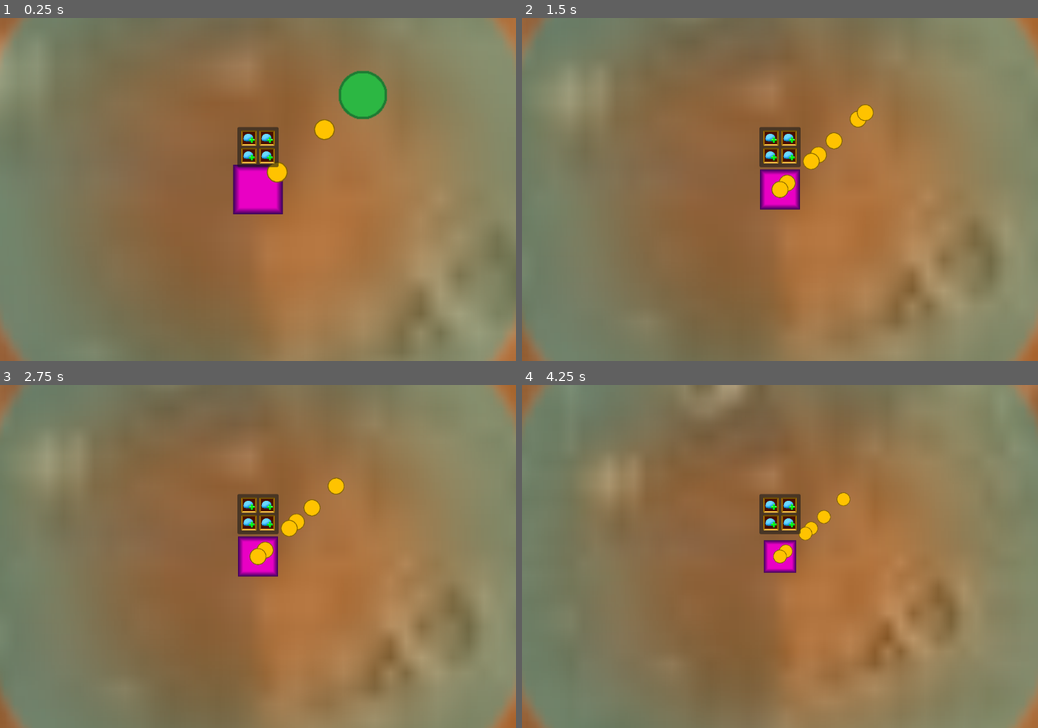
Above: before the commit, frames 1-4 (two rows, left to right).
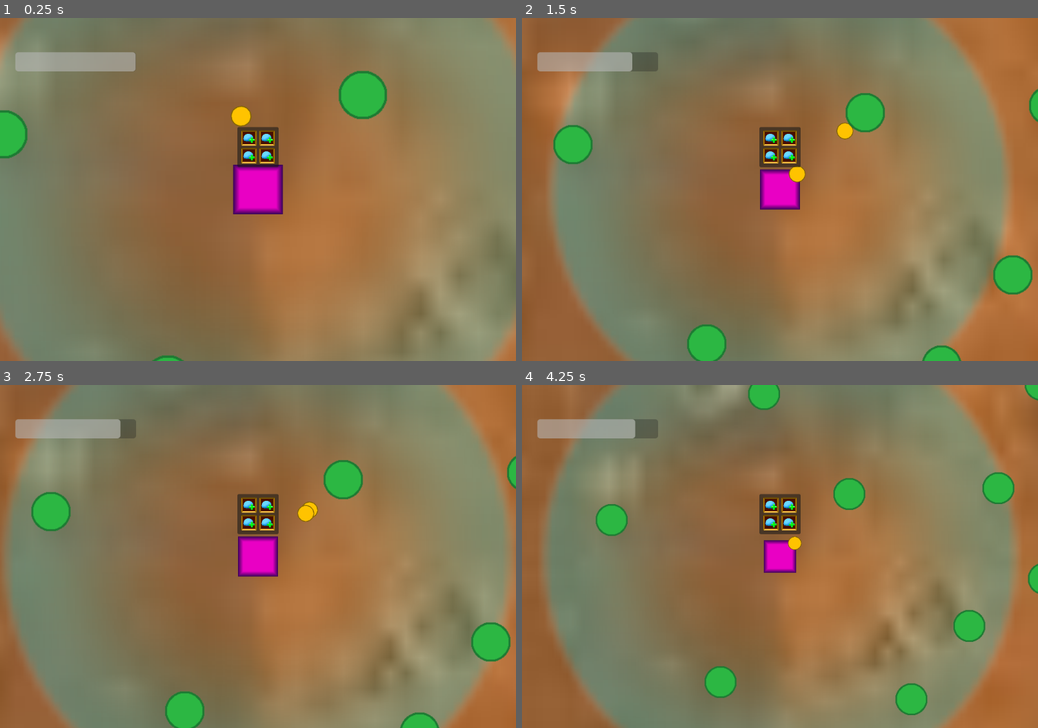
Above: after the commit, the same moments.

Repository: Fach01/Bopulation-Bubble-Beyond
Game: Godot game, scene res://Scenes/Game Scene.tscn
Two runs of this game, one before a commit and one after it. Both use one fixed random seed, a clock stepped at 60 frames per second and the inputs below. This scene is started directly instead of the project's main scene.
Inputs (mouse positions are in pixels of both pictures, inside the frame that each line leads up to):
- Up to frame 1 (0.25 s): no input
- Up to frame 2 (1.5 s): click (769, 138) at 0.5 s; click (790, 138) at 1.25 s
- Up to frame 3 (2.75 s): click (247, 522) at 2 s
- Up to frame 4 (4.25 s): click (790, 522) at 2.75 s; click (769, 505) at 3.5 s

The runs differ from the first frame. In frame 1, 2.6% of the frame differs, in the area x 0-65%, y 9-100%; in frame 2, 24%, in the area x 0-100%, y 0-100%; in frame 3, 14%; in frame 4, 21%.

Commit message:
shield now shrinks, storage is upgradable, units are more robust

Diff:
--- a/Objects/unit.tscn
+++ b/Objects/unit.tscn
@@ -17,4 +17,4 @@
 scale = Vector2(0.421875, 0.421875)
 texture = SubResource("GradientTexture2D_xctdk")
 script = ExtResource("1_xuv4b")
-speed = 2000.0
+speed = 200.0
--- a/Scenes/Game Scene.tscn
+++ b/Scenes/Game Scene.tscn
@@ -1,6 +1,6 @@
 [gd_scene load_steps=11 format=3 uid="uid://koriirba2qc7"]
 
-[ext_resource type="Script" path="res://Scenes/resource_manager.gd" id="1_uj0k0"]
+[ext_resource type="Script" path="res://Scripts/resource_manager.gd" id="1_uj0k0"]
 [ext_resource type="PackedScene" uid="uid://c1vgspxk4gkk6" path="res://Objects/Resource Node.tscn" id="2_f0crh"]
 [ext_resource type="Script" path="res://Scripts/home_base.gd" id="3_t5err"]
 [ext_resource type="Texture2D" uid="uid://sbqle6wjpmp0" path="res://Assets/Textures/Bubble Upgrade.png" id="4_b6coj"]
@@ -51,13 +51,15 @@
 [node name="Home Base" type="Sprite2D" parent="." node_paths=PackedStringArray("shield", "camera")]
 texture = SubResource("GradientTexture2D_73ndl")
 script = ExtResource("3_t5err")
-upgrade_cost = 10.0
+unit_cost = 10.0
+bubble_upgrade_cost = 20.0
+storage_upgrade_cost = 20.0
 shield = NodePath("../Bubble")
 camera = NodePath("../Camera2D")
 unit_scene = ExtResource("5_j3rfs")
 
 [node name="Unit8" parent="." node_paths=PackedStringArray("resource_manager", "home_base") instance=ExtResource("5_j3rfs")]
-position = Vector2(-224, -39)
+position = Vector2(-71, -86)
 resource_manager = NodePath("../Resource Manager")
 home_base = NodePath("../Home Base")
 
@@ -73,6 +75,23 @@
 
 [node name="ReferenceRect" type="ReferenceRect" parent="HUD/AspectRatioContainer"]
 layout_mode = 2
+
+[node name="Control" type="Control" parent="HUD/AspectRatioContainer"]
+layout_mode = 2
+
+[node name="ProgressBar" type="ProgressBar" parent="HUD/AspectRatioContainer/Control"]
+layout_mode = 1
+anchors_preset = -1
+anchor_left = 0.024
+anchor_top = 0.026
+anchor_right = 0.264
+anchor_bottom = 0.091
+offset_left = 6.08
+offset_top = 0.205196
+offset_right = -0.119995
+offset_bottom = 0.718185
+value = 100.0
+show_percentage = false
 
 [node name="Control" type="Control" parent="HUD"]
 layout_mode = 3
@@ -143,5 +162,7 @@
 texture_normal = ExtResource("4_b6coj")
 stretch_mode = 4
 
+[connection signal="changed_resource" from="Home Base" to="HUD/AspectRatioContainer/Control/ProgressBar" method="set_value"]
+[connection signal="changed_storage" from="Home Base" to="HUD/AspectRatioContainer/Control/ProgressBar" method="set_max"]
 [connection signal="pressed" from="HUD/Control/Panel/GridContainer/Upgrade Shield" to="Home Base" method="upgrade_shield" binds= [1]]
 [connection signal="pressed" from="HUD/Control/Panel/GridContainer/Buy Unit" to="Home Base" method="buy_units" binds= [1]]
--- a/Scripts/home_base.gd
+++ b/Scripts/home_base.gd
@@ -3,31 +3,47 @@
 
 @export_category("Runtime Values")
 @export var unit_cost : float
-@export var upgrade_cost : float
+@export var bubble_upgrade_cost : float
+@export var storage_upgrade_cost : float
+@export var depletion_speed : float = 5
 
 @export var shield : Node2D
 @export var camera : Camera2D
 
+
+signal changed_storage(max_storage : float)
+signal changed_resource(resources : float)
+
+
 @export var unit_scene : PackedScene
+
+func _process(delta: float) -> void:
+	State.resource = min(State.resource, State.max_resource)
+	State.resource -= depletion_speed * (State.bubble_level * .8) * delta
+	recalc_bubble_scale()
+	changed_resource.emit(State.resource)
 
 
 func upgrade_shield(amount : int) -> bool:
-	var _final_cost = upgrade_cost * pow(State.upgrade_cost_increment, amount)
+	var _final_cost = bubble_upgrade_cost * pow(State.upgrade_cost_increment, amount)
 	if _final_cost > State.resource:
 		return false
 	State.bubble_level += amount
 	State.resource -= _final_cost
-	recalc_bubble_scale()
+	recalc_camera_zoom()
 	return true
 
 
 func recalc_bubble_scale():
-	shield.scale = Vector2.ONE * State.bubble_init_scale * pow(State.spawn_radius_multiplier, State.bubble_level)
+	shield.scale = pow(State.resource/State.max_resource, 1) * Vector2.ONE * State.bubble_init_scale * pow(State.spawn_radius_multiplier, State.bubble_level)
+
+func recalc_camera_zoom():
 	camera.zoom = Vector2.ONE * 2 / pow(State.spawn_radius_multiplier, State.bubble_level)
 
 func _ready() -> void:
+	changed_storage.emit(State.max_resource)
 	recalc_bubble_scale()
-	spawn_units(10)
+	recalc_camera_zoom()
 
 func spawn_units(amount : int):
 	for i in amount:
@@ -49,3 +65,11 @@
 			return
 		spawn_units(amount)
 		State.resource -= unit_cost*amount
+
+func upgrade_storage():
+	if storage_upgrade_cost > State.resource:
+		return
+
+	State.max_resource *= 1.2
+	storage_upgrade_cost *= 1.2
+	changed_storage.emit(State.max_resource)
--- a/Scripts/unit.gd
+++ b/Scripts/unit.gd
@@ -11,13 +11,13 @@
 var tween : Tween
 
 func _ready() -> void:
-	select_new_node()
+	fetch_resource()
 
 
 func select_new_node():
 	if tween != null :
 		tween.kill()
-	print("selecting new node")
+	# print("selecting new node")
 	current_target = null
 	var dist : float = TYPE_MAX
 
@@ -39,16 +39,9 @@
 		return
 
 
-	current_target.tree_exiting.connect(func() :
-		tween.kill()
-		select_new_node.call_deferred()
-	)
-
-	fetch_resource()
-
 func fetch_resource():
 	if current_target == null:
-		return
+		select_new_node()
 	look_at(current_target.global_position)
 
 	tween = create_tween()
@@ -62,18 +55,20 @@
 	if tween != null:
 		tween.kill()
 
-	print("grabbing resource")
+	# print("grabbing resource")
+
 	if current_target == null:
 		await get_tree().process_frame
 		select_new_node()
-		return
+		fetch_resource()
+
 	carrying = (current_target as ResourceNode).Take_Resource()
 
 	look_at(home_base.global_position)
 
-	print("returning to base")
+	await get_tree().create_timer(randf_range(0,0.5)).timeout
 
-	await get_tree().create_timer(randf_range(0,0.5)).timeout
+	# print("returning to base")
 
 	tween = create_tween()
 
